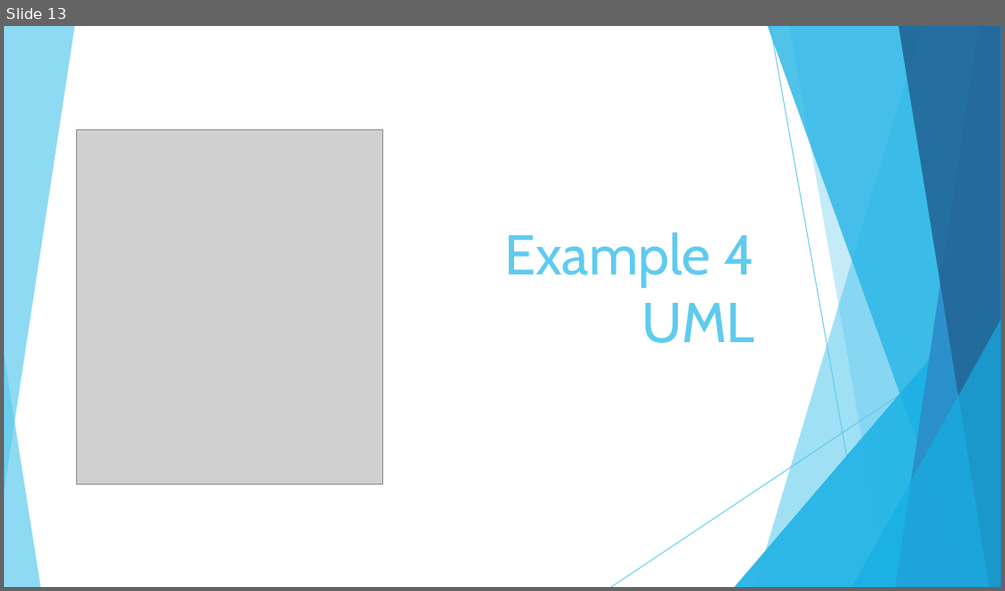
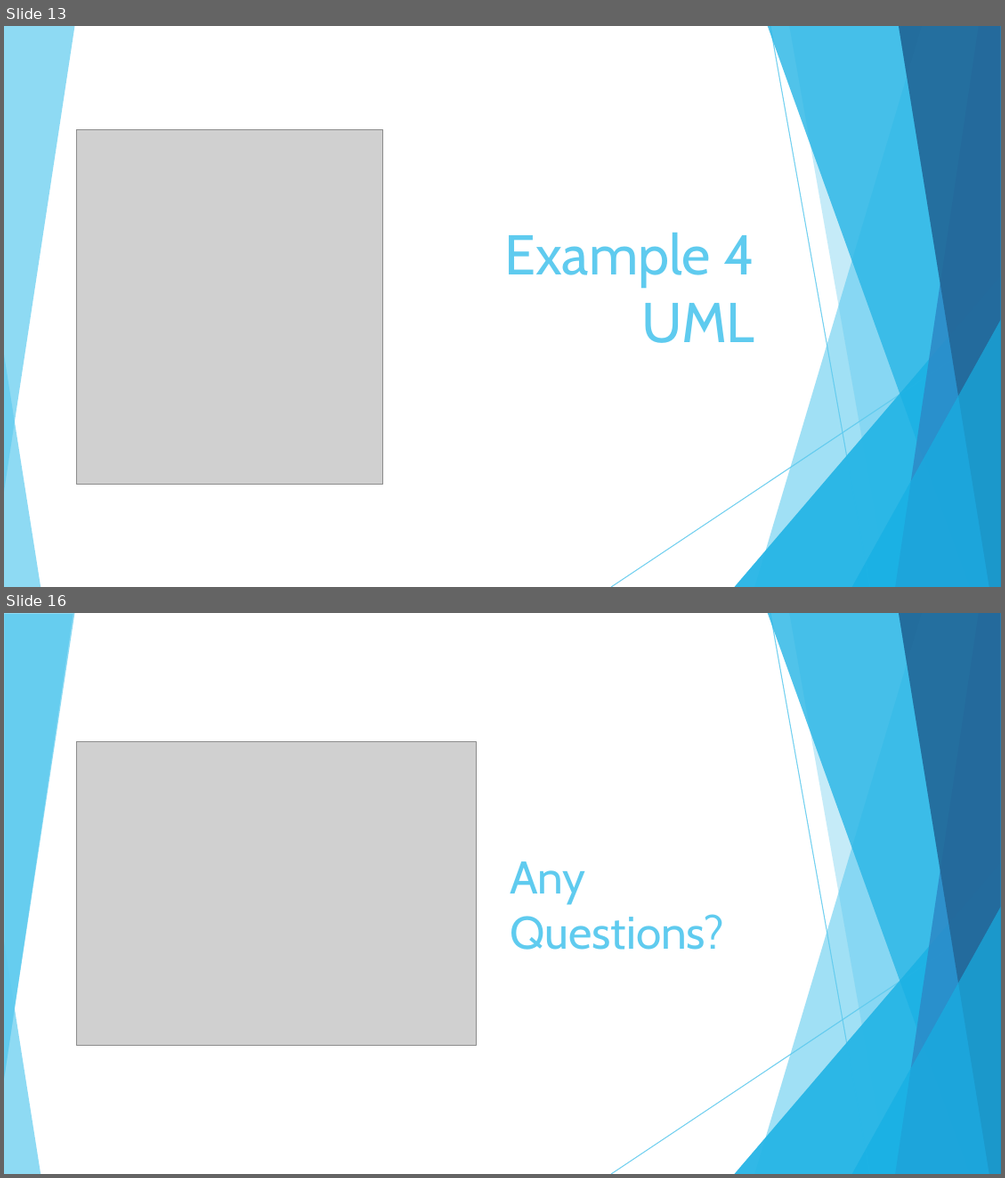
Before and after one commit to JoseRivas1998/Java-Game-Development-For-Absolute-Beginners, a slide deck: Slides/Lesson1.4.pptx. Shown one above the other, each under a label of ours: slide 13 before the commit, slides 13 and 16 after it; the slides between them are not shown. The pictures are 1005x591 and 1005x1178 pixels, drawn with LibreOffice and Linux fonts; fonts in the diff are those of the drawing; grey boxes stand for pictures. Boxes give left, top, right and bottom in pixels: in the first picture for what was removed or moved away, otherwise in the second. Text is boxed around its words. In the diff, an @@ line names an element or a change of style, - is before the commit and + after.

```diff
--- a/Slides/Lesson1.4.pptx
+++ b/Slides/Lesson1.4.pptx
@@ slide 16 added at (x1=4, y1=613, x2=1001, y2=1174), background #FFFFFF; not listed: 10 template elements that a slide beside it also shows @@
@@ triangle added at (x1=4, y1=614, x2=73, y2=1078), fill #5FCBEF at 85% opacity @@
@@ picture added at (x1=77, y1=742, x2=476, y2=1046) @@
@@ title added at (x1=510, y1=861, x2=724, y2=949), 44 pt, text #5FCBEF @@
+Any Questions?
@@ group added at (x1=4, y1=613, x2=1001, y2=1174): 6 freeform shapes, 2 lines, 2 triangles @@
```
Also in this commit, not shown: 2 slides changed, 2 other slides added, 1 slide removed, 6 other files.
